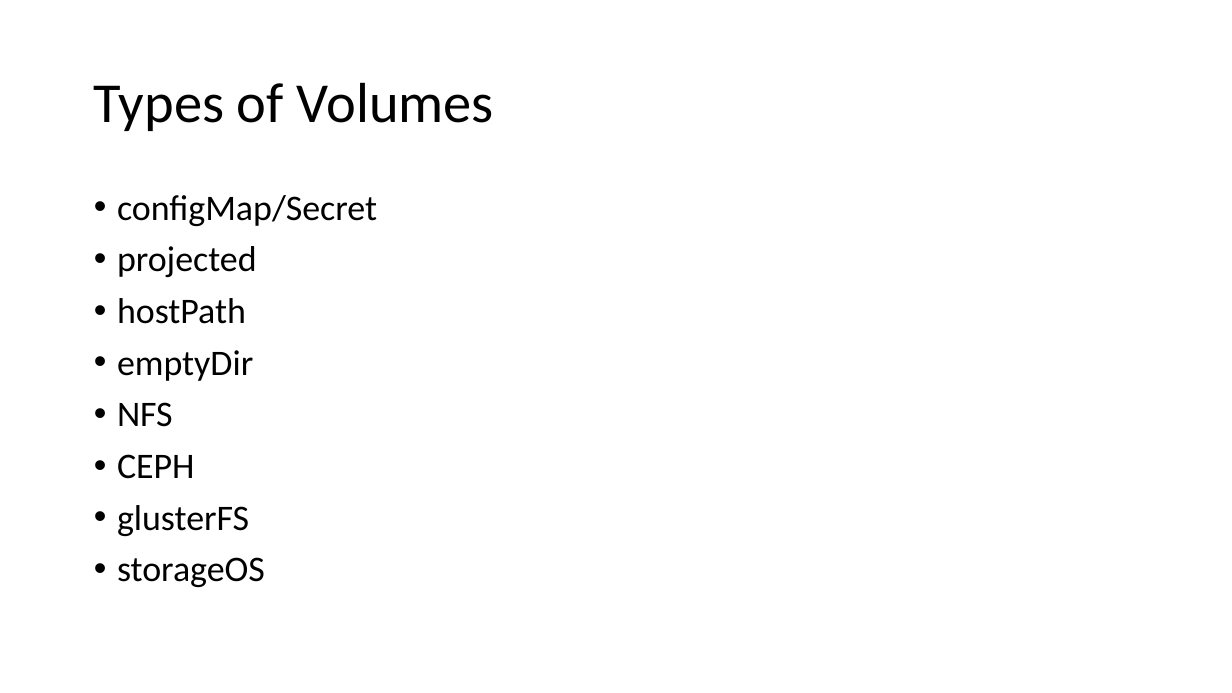
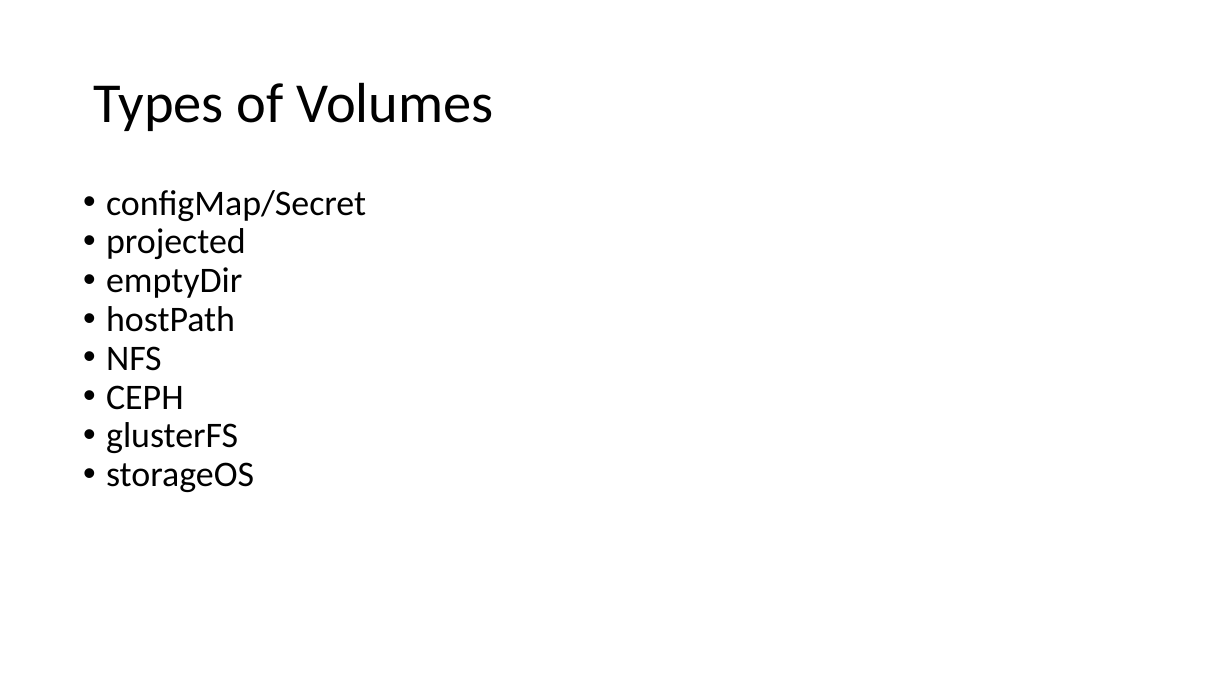
Before and after one commit to navivi/k8s-training, a slide deck: slide 35 of day-2/Using Kubernetes Day 2.pptx. Drawn at 1232x693 pixels with LibreOffice and Linux fonts; fonts in the diff are those of the drawing. Boxes give left, top, right and bottom in pixels: in the first picture for what was removed or moved away, otherwise in the second. Text is boxed around its words. In the diff, an @@ line names an element or a change of style, - is before the commit and + after.

```diff
--- a/day-2/Using Kubernetes Day 2.pptx
+++ b/day-2/Using Kubernetes Day 2.pptx
@@ text "configMap/Secret": place and size @@
-text "configMap/Secret" at <box>117,195,377,587</box>
+text "configMap/Secret" at <box>106,190,366,492</box>
@@ text at <box>106,190,366,492</box>: less space between paragraphs @@
@@ text at <box>106,267,242,298</box>: paragraph added @@
+• emptyDir
@@ text at <box>117,350,253,381</box>: paragraph removed @@
-• emptyDir
```
Also in this commit, not shown: 33 other slides changed, 7 slides added, 1 slide removed.
